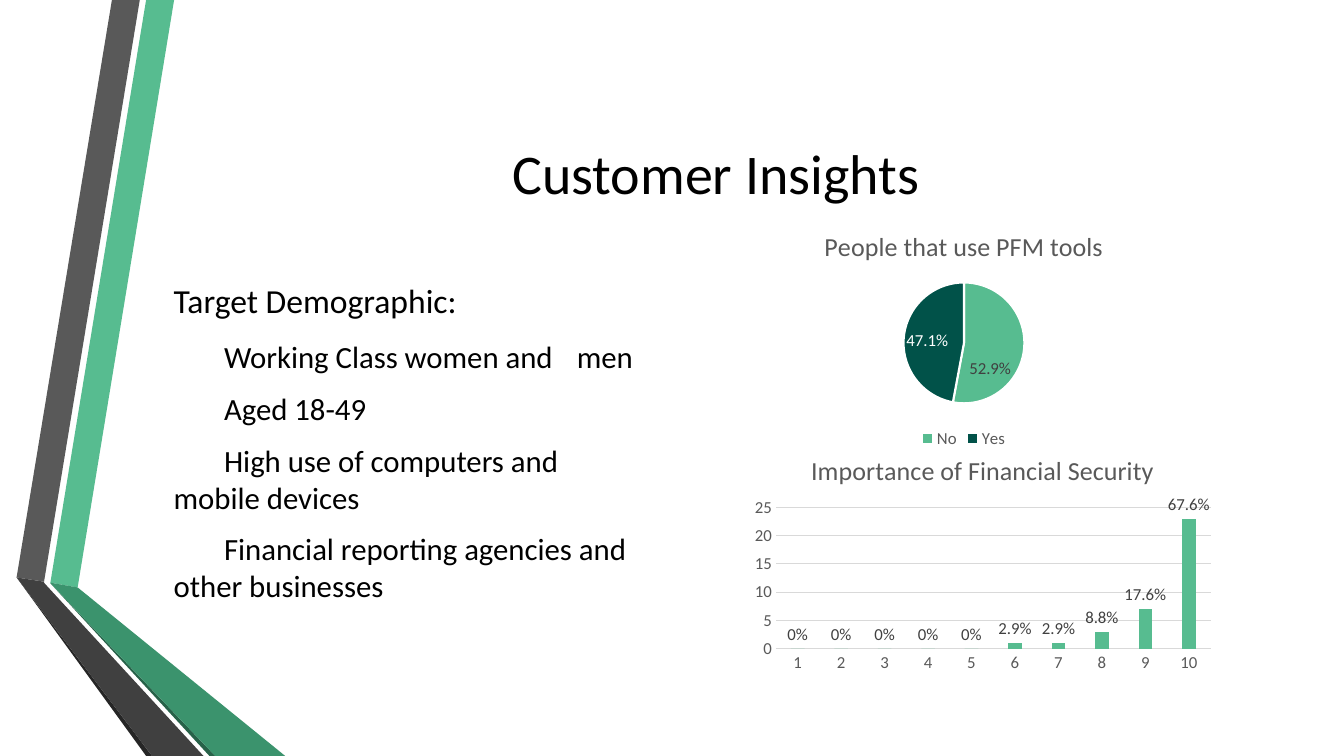
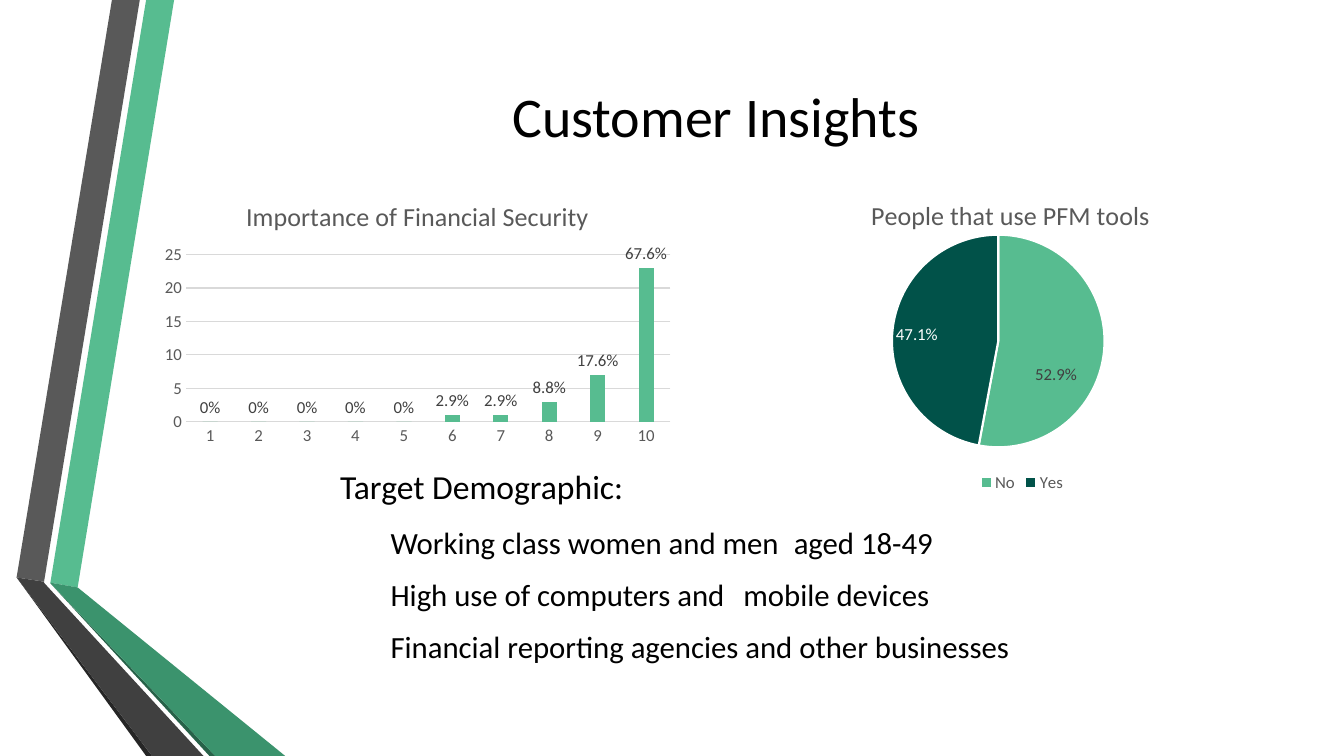
Before and after one commit to cjalexander94/DisruptHarlem03, a slide deck: slide 4 of clifton_alexander/individual_project/project/finesse_business/Finesse Pitch Deck.pptx. Drawn at 1344x756 pixels with LibreOffice and Linux fonts; fonts in the diff are those of the drawing; background and template pictures are left out. Boxes give left, top, right and bottom in pixels: in the first picture for what was removed or moved away, otherwise in the second. Text is boxed around its words. In the diff, an @@ line names an element or a change of style, - is before the commit and + after.

```diff
--- a/clifton_alexander/individual_project/project/finesse_business/Finesse Pitch Deck.pptx
+++ b/clifton_alexander/individual_project/project/finesse_business/Finesse Pitch Deck.pptx
@@ title "Customer Insights": place and size @@
-title "Customer Insights" at [512, 155, 919, 204]
+title "Customer Insights" at [512, 98, 919, 147]
@@ pie chart: place and size @@
-pie chart at [746, 216, 1184, 453]
+pie chart at [753, 166, 1292, 497]
@@ column chart: place and size @@
-column chart at [746, 440, 1221, 677]
+column chart at [154, 187, 681, 452]
@@ text "Target Demographic:": place and size @@
-text "Target Demographic:" at [174, 289, 633, 598]
+text "Target Demographic:" at [340, 475, 1009, 664]
@@ text at [391, 532, 933, 560]: text changed @@
-Working Class women and men
-Aged 18-49
+Working class women and men aged 18-49
```
Also in this commit, not shown: 5 other slides changed, 1 slide added, 1 slide removed, 3 other files.
